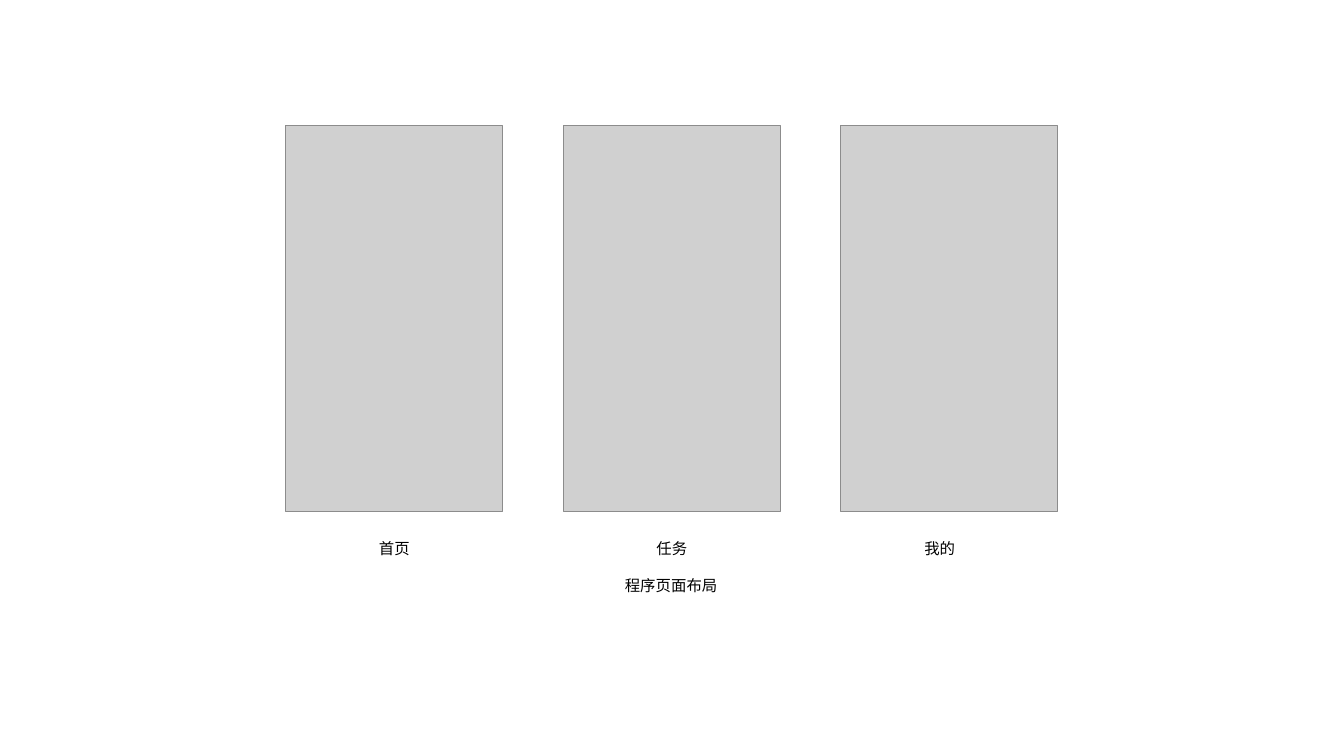
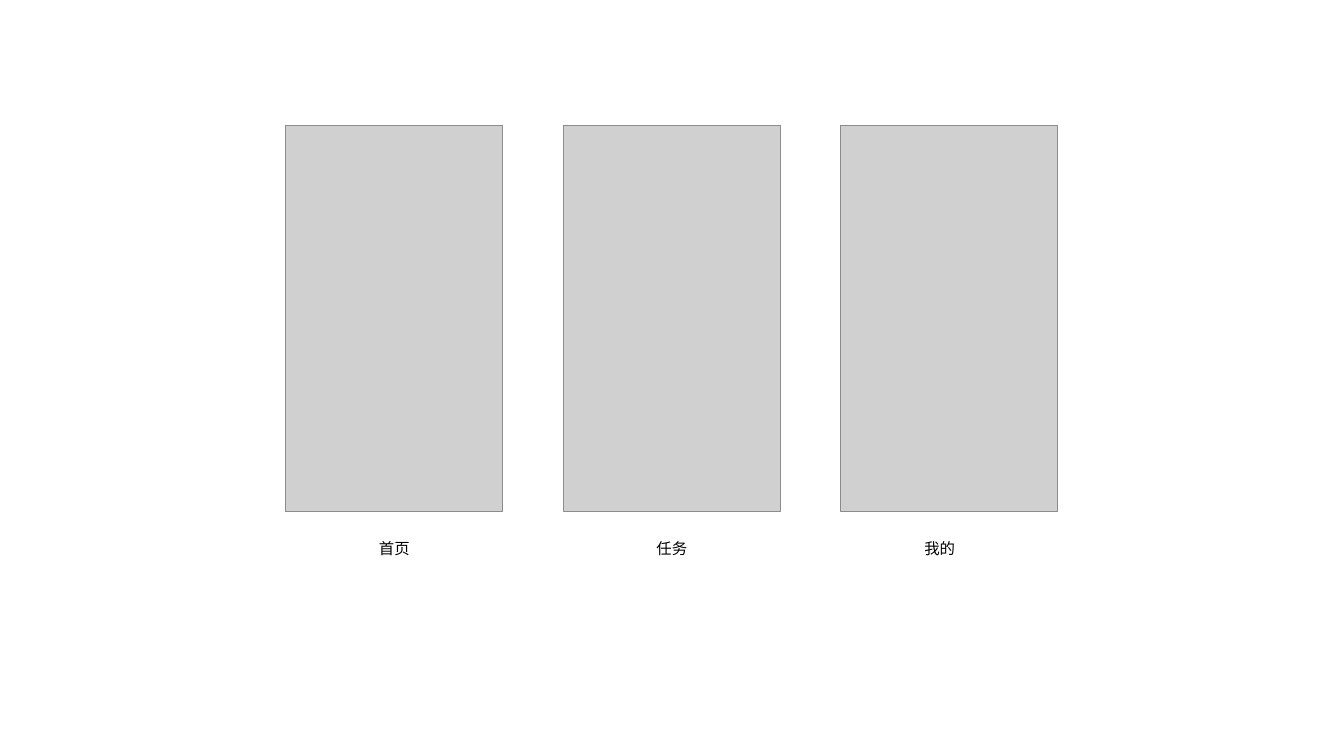
Before and after one commit to goozyshi/Gooit, a slide deck: slide 6 of Gooit自绘图标.pptx. Drawn at 1344x756 pixels with LibreOffice and Linux fonts; fonts in the diff are those of the drawing; grey boxes stand for pictures. Boxes give left, top, right and bottom in pixels: in the first picture for what was removed or moved away, otherwise in the second. Text is boxed around its words. In the diff, an @@ line names an element or a change of style, - is before the commit and + after.

```diff
--- a/Gooit自绘图标.pptx
+++ b/Gooit自绘图标.pptx
@@ text removed at box(625, 578, 718, 593) @@
-程序页面布局
```
Also in this commit, not shown: 9 other slides changed, 19 other files.
